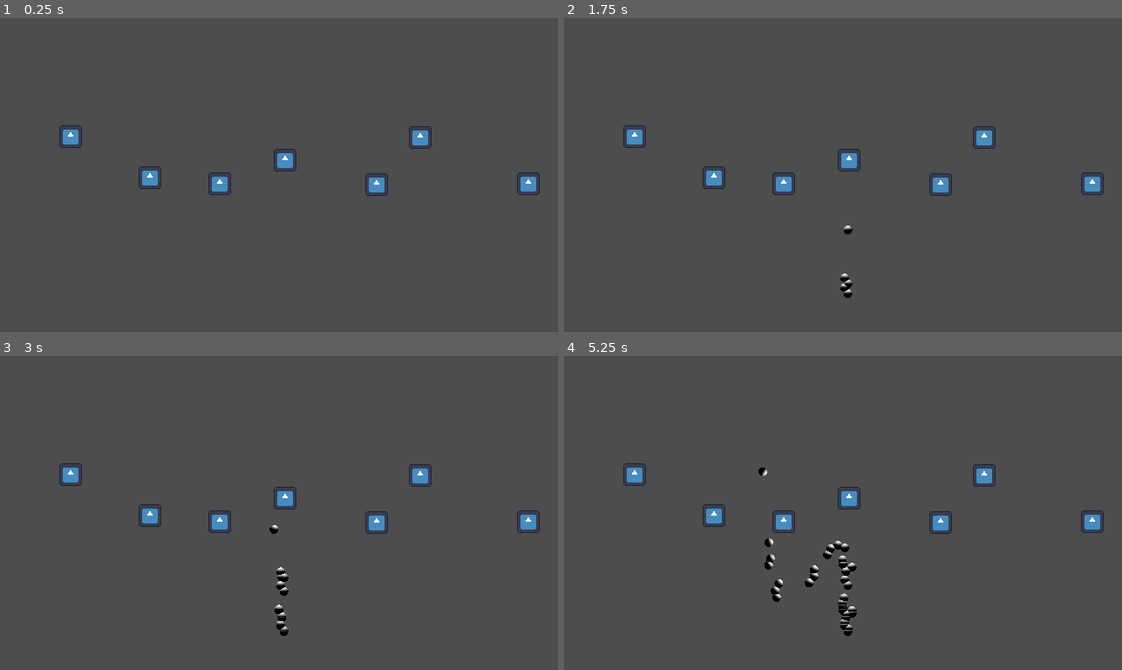
Above: before the commit, frames 1-4 (two rows, left to right).
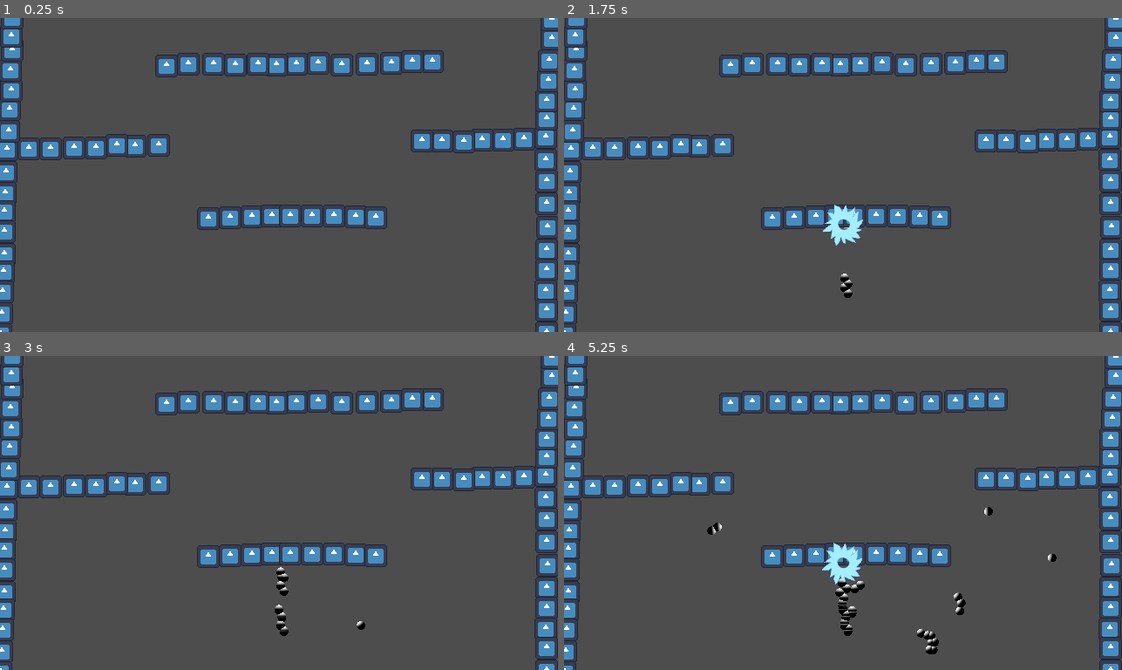
Above: after the commit, the same moments.

Repository: Raattis/ggj25
Game: Godot game, scene res://riku/maailma.tscn
Same seed, same stepped clock (60 frames per second), same inputs: the game is played once before the commit and once after it. The engine's default icon, where the game draws it, is replaced by a stand-in: a white triangle on a blue panel in a dark square.
Inputs (mouse positions are in pixels of both pictures, inside the frame that each line leads up to):
- Up to frame 1 (0.25 s): no input
- Up to frame 2 (1.75 s): tap Enter at 0.5 s; move the mouse to (965, 159) at 0.52 s; hold Space (launch) 0.53-1.28 s; click (965, 159) at 0.67 s; move the mouse to (731, 190) at 1.27 s; click (731, 190) at 1.35 s
- Up to frame 3 (3 s): move the mouse to (334, 443) at 2.02 s; hold Space (launch) 2.03-2.78 s; click (334, 443) at 2.17 s; move the mouse to (251, 575) at 2.77 s; click (251, 575) at 2.85 s
- Up to frame 4 (5.25 s): move the mouse to (1010, 560) at 3.52 s; hold Space (launch) 3.53-4.28 s; click (1010, 560) at 3.67 s; move the mouse to (675, 465) at 4.27 s; click (675, 465) at 4.35 s; move the mouse to (870, 513) at 5.02 s; hold Space (launch) from 5.03 s (still down); click (870, 513) at 5.17 s

The runs differ from the first frame. In frame 1, 11% of the frame differs, in the area x 0-100%, y 0-100%; in frame 2, 11%; in frame 3, 11%; in frame 4, 12%.

Commit message:
Kemttöä
vittu peli

Diff:
--- a/godot-project/riku/maailma.tscn
+++ b/godot-project/riku/maailma.tscn
@@ -25,30 +25,229 @@
 
 [node name="kupla_gfx" parent="cluster/kupla_coll" instance=ExtResource("2_cspln")]
 self_modulate = Color(1, 1, 1, 1)
+position = Vector2(-250, -266)
 
 [node name="piikki" parent="." instance=ExtResource("4_h4tqo")]
-position = Vector2(606, 190)
+position = Vector2(340, 53)
 
 [node name="piikki2" parent="." instance=ExtResource("4_h4tqo")]
-position = Vector2(719, 167)
+position = Vector2(317, 54)
+
+[node name="piikki35" parent="." instance=ExtResource("4_h4tqo")]
+position = Vector2(296, 53)
+
+[node name="piikki36" parent="." instance=ExtResource("4_h4tqo")]
+position = Vector2(270, 54)
+
+[node name="piikki37" parent="." instance=ExtResource("4_h4tqo")]
+position = Vector2(245, 53)
+
+[node name="piikki38" parent="." instance=ExtResource("4_h4tqo")]
+position = Vector2(216, 53)
+
+[node name="piikki39" parent="." instance=ExtResource("4_h4tqo")]
+position = Vector2(191, 55)
 
 [node name="piikki3" parent="." instance=ExtResource("4_h4tqo")]
-position = Vector2(327, 163)
+position = Vector2(449, 52)
 
 [node name="piikki7" parent="." instance=ExtResource("4_h4tqo")]
-position = Vector2(252, 190)
+position = Vector2(421, 53)
+
+[node name="piikki10" parent="." instance=ExtResource("4_h4tqo")]
+position = Vector2(264, 229)
+
+[node name="piikki11" parent="." instance=ExtResource("4_h4tqo")]
+position = Vector2(289, 228)
+
+[node name="piikki12" parent="." instance=ExtResource("4_h4tqo")]
+position = Vector2(312, 227)
+
+[node name="piikki13" parent="." instance=ExtResource("4_h4tqo")]
+position = Vector2(333, 227)
+
+[node name="piikki14" parent="." instance=ExtResource("4_h4tqo")]
+position = Vector2(358, 227)
+
+[node name="piikki15" parent="." instance=ExtResource("4_h4tqo")]
+position = Vector2(383, 227)
+
+[node name="piikki16" parent="." instance=ExtResource("4_h4tqo")]
+position = Vector2(408, 228)
+
+[node name="piikki17" parent="." instance=ExtResource("4_h4tqo")]
+position = Vector2(239, 230)
+
+[node name="piikki18" parent="." instance=ExtResource("4_h4tqo")]
+position = Vector2(431, 229)
+
+[node name="piikki19" parent="." instance=ExtResource("4_h4tqo")]
+position = Vector2(626, 137)
+
+[node name="piikki60" parent="." instance=ExtResource("4_h4tqo")]
+position = Vector2(627, 116)
+
+[node name="piikki61" parent="." instance=ExtResource("4_h4tqo")]
+position = Vector2(627, 95)
+
+[node name="piikki62" parent="." instance=ExtResource("4_h4tqo")]
+position = Vector2(629, 72)
+
+[node name="piikki63" parent="." instance=ExtResource("4_h4tqo")]
+position = Vector2(630, 49)
+
+[node name="piikki64" parent="." instance=ExtResource("4_h4tqo")]
+position = Vector2(633, 24)
+
+[node name="piikki65" parent="." instance=ExtResource("4_h4tqo")]
+position = Vector2(633, 2)
+
+[node name="piikki66" parent="." instance=ExtResource("4_h4tqo")]
+position = Vector2(633, 2)
+
+[node name="piikki40" parent="." instance=ExtResource("4_h4tqo")]
+position = Vector2(626, 163)
+
+[node name="piikki41" parent="." instance=ExtResource("4_h4tqo")]
+position = Vector2(627, 187)
+
+[node name="piikki42" parent="." instance=ExtResource("4_h4tqo")]
+position = Vector2(627, 213)
+
+[node name="piikki43" parent="." instance=ExtResource("4_h4tqo")]
+position = Vector2(628, 240)
+
+[node name="piikki44" parent="." instance=ExtResource("4_h4tqo")]
+position = Vector2(627, 266)
+
+[node name="piikki45" parent="." instance=ExtResource("4_h4tqo")]
+position = Vector2(627, 289)
+
+[node name="piikki46" parent="." instance=ExtResource("4_h4tqo")]
+position = Vector2(626, 313)
+
+[node name="piikki47" parent="." instance=ExtResource("4_h4tqo")]
+position = Vector2(627, 335)
+
+[node name="piikki48" parent="." instance=ExtResource("4_h4tqo")]
+position = Vector2(627, 361)
+
+[node name="piikki49" parent="." instance=ExtResource("4_h4tqo")]
+position = Vector2(627, 361)
+
+[node name="piikki20" parent="." instance=ExtResource("4_h4tqo")]
+position = Vector2(601, 139)
+
+[node name="piikki21" parent="." instance=ExtResource("4_h4tqo")]
+position = Vector2(577, 140)
+
+[node name="piikki22" parent="." instance=ExtResource("4_h4tqo")]
+position = Vector2(553, 140)
+
+[node name="piikki23" parent="." instance=ExtResource("4_h4tqo")]
+position = Vector2(532, 142)
+
+[node name="piikki24" parent="." instance=ExtResource("4_h4tqo")]
+position = Vector2(507, 141)
+
+[node name="piikki25" parent="." instance=ExtResource("4_h4tqo")]
+position = Vector2(484, 141)
+
+[node name="piikki26" parent="." instance=ExtResource("4_h4tqo")]
+position = Vector2(182, 146)
+
+[node name="piikki27" parent="." instance=ExtResource("4_h4tqo")]
+position = Vector2(155, 147)
+
+[node name="piikki28" parent="." instance=ExtResource("4_h4tqo")]
+position = Vector2(134, 146)
+
+[node name="piikki29" parent="." instance=ExtResource("4_h4tqo")]
+position = Vector2(110, 149)
+
+[node name="piikki30" parent="." instance=ExtResource("4_h4tqo")]
+position = Vector2(85, 149)
+
+[node name="piikki31" parent="." instance=ExtResource("4_h4tqo")]
+position = Vector2(58, 150)
+
+[node name="piikki32" parent="." instance=ExtResource("4_h4tqo")]
+position = Vector2(33, 150)
+
+[node name="piikki33" parent="." instance=ExtResource("4_h4tqo")]
+position = Vector2(8, 151)
+
+[node name="piikki34" parent="." instance=ExtResource("4_h4tqo")]
+position = Vector2(8, 151)
+
+[node name="piikki67" parent="." instance=ExtResource("4_h4tqo")]
+position = Vector2(10, 130)
+
+[node name="piikki68" parent="." instance=ExtResource("4_h4tqo")]
+position = Vector2(11, 105)
+
+[node name="piikki69" parent="." instance=ExtResource("4_h4tqo")]
+position = Vector2(13, 83)
+
+[node name="piikki70" parent="." instance=ExtResource("4_h4tqo")]
+position = Vector2(12, 60)
+
+[node name="piikki71" parent="." instance=ExtResource("4_h4tqo")]
+position = Vector2(14, 37)
+
+[node name="piikki72" parent="." instance=ExtResource("4_h4tqo")]
+position = Vector2(14, 37)
+
+[node name="piikki73" parent="." instance=ExtResource("4_h4tqo")]
+position = Vector2(13, 21)
+
+[node name="piikki74" parent="." instance=ExtResource("4_h4tqo")]
+position = Vector2(14, 0)
+
+[node name="piikki75" parent="." instance=ExtResource("4_h4tqo")]
+position = Vector2(14, 0)
+
+[node name="piikki50" parent="." instance=ExtResource("4_h4tqo")]
+position = Vector2(7, 177)
+
+[node name="piikki51" parent="." instance=ExtResource("4_h4tqo")]
+position = Vector2(6, 201)
+
+[node name="piikki52" parent="." instance=ExtResource("4_h4tqo")]
+position = Vector2(5, 222)
+
+[node name="piikki53" parent="." instance=ExtResource("4_h4tqo")]
+position = Vector2(5, 245)
+
+[node name="piikki54" parent="." instance=ExtResource("4_h4tqo")]
+position = Vector2(5, 271)
+
+[node name="piikki55" parent="." instance=ExtResource("4_h4tqo")]
+position = Vector2(4, 291)
+
+[node name="piikki56" parent="." instance=ExtResource("4_h4tqo")]
+position = Vector2(3, 314)
+
+[node name="piikki57" parent="." instance=ExtResource("4_h4tqo")]
+position = Vector2(2, 339)
+
+[node name="piikki58" parent="." instance=ExtResource("4_h4tqo")]
+position = Vector2(1, 363)
+
+[node name="piikki59" parent="." instance=ExtResource("4_h4tqo")]
+position = Vector2(1, 363)
 
 [node name="piikki8" parent="." instance=ExtResource("4_h4tqo")]
-position = Vector2(172, 183)
+position = Vector2(392, 54)
 
 [node name="piikki9" parent="." instance=ExtResource("4_h4tqo")]
-position = Vector2(81, 136)
+position = Vector2(365, 52)
 
 [node name="piikki4" parent="." instance=ExtResource("4_h4tqo")]
-position = Vector2(432, 191)
+position = Vector2(496, 50)
 
 [node name="piikki6" parent="." instance=ExtResource("4_h4tqo")]
-position = Vector2(482, 137)
+position = Vector2(473, 50)
 
 [node name="piikki5" parent="." instance=ExtResource("4_h4tqo")]
 position = Vector2(929, 207)
@@ -69,6 +268,7 @@
 
 [node name="kupla_gfx" parent="uusi_kupla" instance=ExtResource("2_cspln")]
 self_modulate = Color(1, 1, 1, 1)
+position = Vector2(-175, -61)
 
 [node name="kursori" parent="." instance=ExtResource("1_c3fsg")]
 position = Vector2(378, -80)
Not shown: 1 places in godot-project/riku/kupla_coll.tscn that only renumber resources
